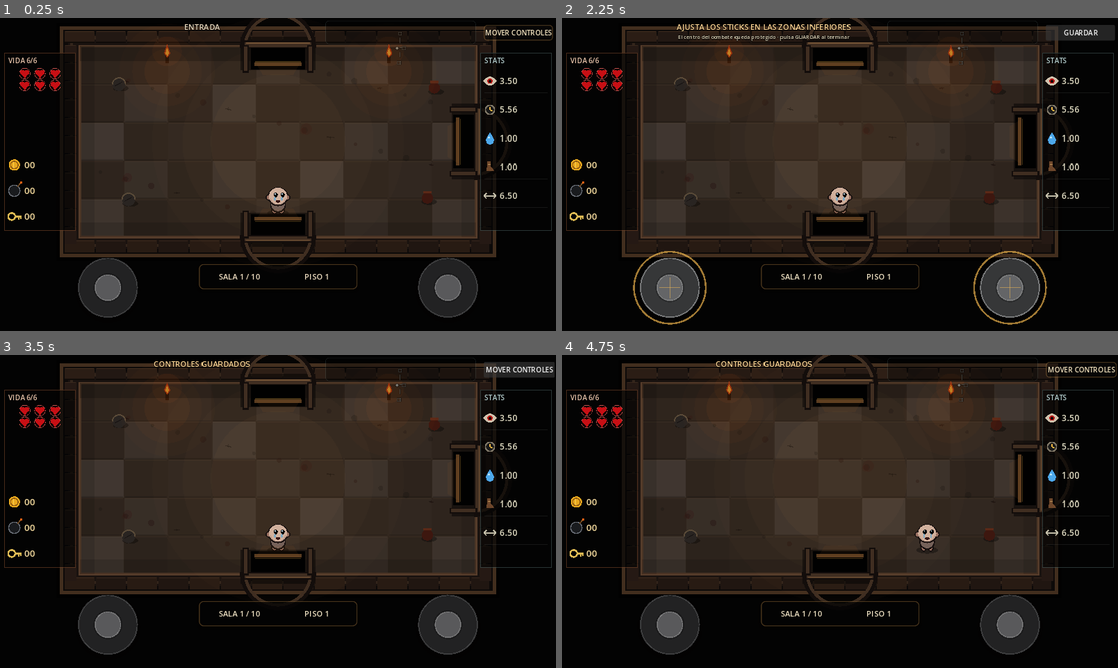
Above: before the commit, frames 1-4 (two rows, left to right).
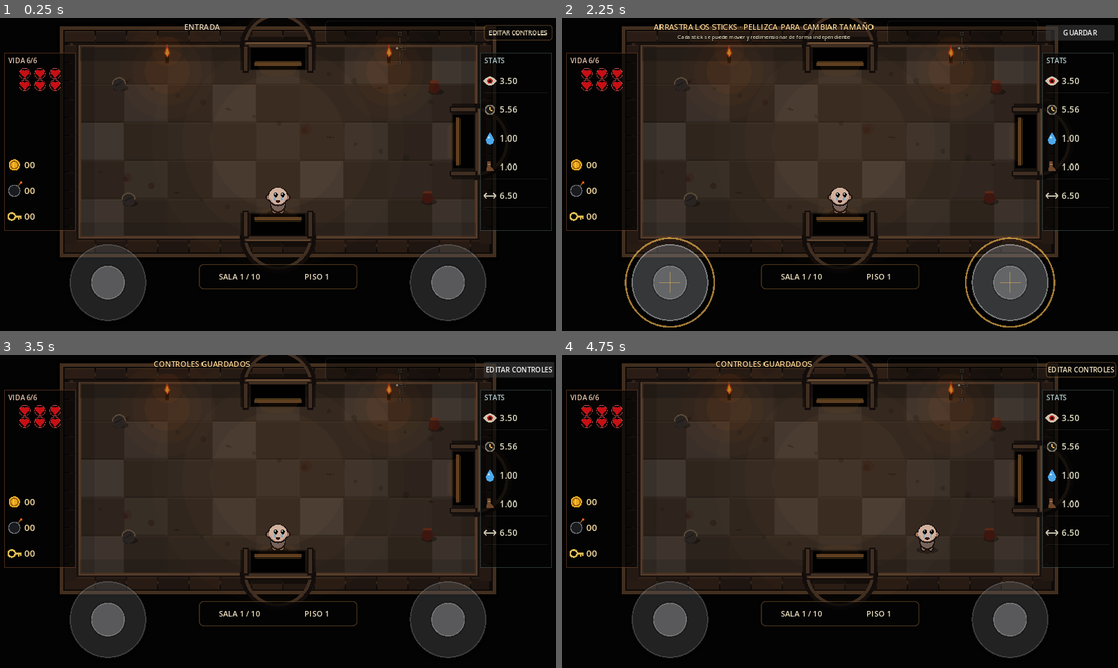
Above: after the commit, the same moments.

Repository: LoloscarPrr/Binding-of-Ismael
Game: Godot game, scene res://scenes/main.tscn
The game is run twice, just before and just after one commit, with the same random seed, the same clock (stepped at 60 frames per second) and the same inputs.
Inputs (mouse positions are in pixels of both pictures, inside the frame that each line leads up to):
- Up to frame 1 (0.25 s): no input
- Up to frame 2 (2.25 s): click (962, 33) at 0.5 s; click (912, 68) at 1.25 s; click "MOVER CONTROLES" (after the commit: "EDITAR CONTROLES") at 2 s
- Up to frame 3 (3.5 s): click "GUARDAR" at 2.75 s
- Up to frame 4 (4.75 s): tap Enter at 3.5 s; move the mouse to (962, 495) at 3.52 s; hold D (move_right) 3.53-4.25 s; click (962, 495) at 3.67 s; drag from (728, 527) to (812, 574) at 4.27 s

The runs differ from the first frame. In frame 1, 2.7% of the frame differs, in the area x 12-100%, y 2-97%; in frame 2, 4.4%, in the area x 11-97%, y 1-99%; in frame 3, 2.7%; in frame 4, 2.7%.

Commit message:
controls: enable full mobile control editor

Diff:
--- a/scenes/main.tscn
+++ b/scenes/main.tscn
@@ -1,6 +1,6 @@
 [gd_scene load_steps=2 format=3]
 
-[ext_resource path="res://src/presentation/game/mobile_main_controller.gd" type="Script" id="1_main"]
+[ext_resource path="res://src/presentation/game/mobile_controls_editor_controller.gd" type="Script" id="1_main"]
 
 [node name="Main" type="Node2D"]
 script = ExtResource("1_main")
